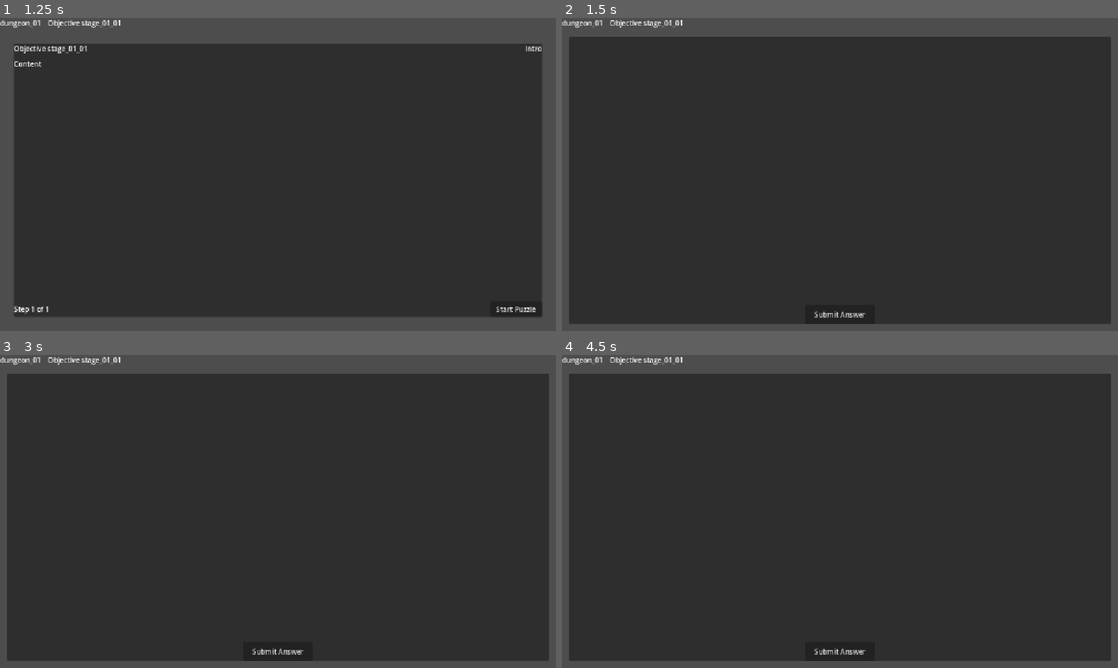
Above: before the commit, frames 1-4 (two rows, left to right).
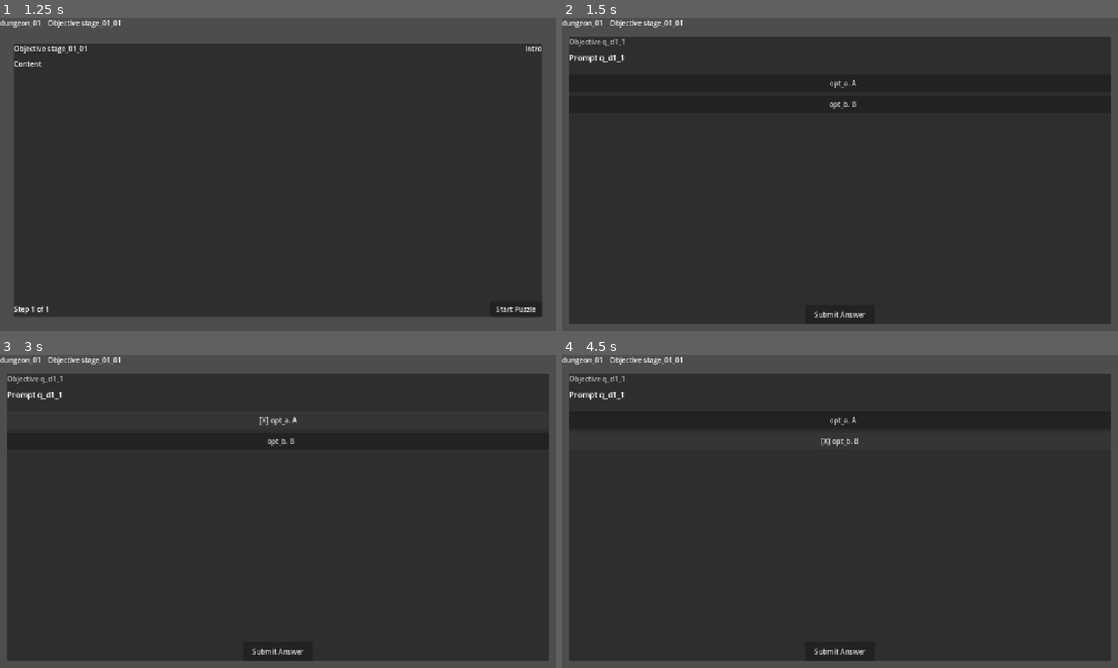
Above: after the commit, the same moments.

Repository: vanthanhcampus57-dev/Mathos
Game: Godot game, scene res://src/app/app_root.tscn
The game is run twice, just before and just after one commit, with the same random seed, the same clock (stepped at 60 frames per second) and the same inputs.
Inputs (mouse positions are in pixels of both pictures, inside the frame that each line leads up to):
- Up to frame 1 (1.25 s): click "Start New Game" at 0.5 s
- Up to frame 2 (1.5 s): click "Start Puzzle" at 1.25 s
- Up to frame 3 (3 s): click "Submit Answer" at 2 s; click (278, 420) at 2.75 s, where only the run after the commit has a clickable "opt_a. A"
- Up to frame 4 (4.5 s): click (840, 420) at 3.5 s, where only the run after the commit has a clickable "[X] opt_a. A"; click (840, 442) at 4.25 s, where only the run after the commit has a clickable "opt_b. B"

Frame 1 is identical in both runs. In frame 2, 0.3% of the frame differs, in the area x 1-53%, y 6-30%; in frame 3, 0.4%, in the area x 1-54%, y 6-30%; in frame 4, 0.3%.

Commit message:
fix(app): replace private presentation handoff with public bind_existing_session API

Diff:
--- a/src/app/app_root.gd
+++ b/src/app/app_root.gd
@@ -15,6 +15,7 @@
 var _question_service: QuestionService = null
 var _game_flow_service: GameFlowService = null
 var _question_controller: RefCounted = null
+var _active_question_res: Dictionary = {}
 
 # UI Presentation
 var _presentation_shell: Control = null
@@ -187,7 +188,9 @@
 
 func _on_lesson_continue_requested() -> void:
 	if _game_flow_service != null:
-		_game_flow_service.get_orchestrator().advance_to_question_phase()
+		var orch: StageOrchestrator = _game_flow_service.get_orchestrator()
+		if orch != null:
+			_active_question_res = orch.advance_to_question_phase()
 	if _presentation_shell != null and _presentation_shell.has_method("set_view_mode"):
 		_presentation_shell.call("set_view_mode", 2) # MODE_QUESTION_HOST
 
@@ -218,26 +221,19 @@
 	if _presentation_shell != null and _presentation_shell.has_method("set_view_mode"):
 		_presentation_shell.call("set_view_mode", 3) # MODE_FEEDBACK_HOST
 
-func _on_question_completed(result: Dictionary) -> void:
+func _on_question_completed(_result: Dictionary) -> void:
 	if _game_flow_service == null:
 		return
 
 	var orch: StageOrchestrator = _game_flow_service.get_orchestrator()
-	var active_session_id: String = String(orch.get_active_session_id())
-	var answer_payload: Dictionary = {
-		"session_id": active_session_id if not active_session_id.is_empty() else "session_001",
-		"interaction_type": "multiple_choice",
-		"payload": result.get("submitted_payload", {}) if result.has("submitted_payload") else {"selected_option_id": "opt_a"}
-	}
-	orch.submit_question_answer(answer_payload)
-
-	var prep_res: Dictionary = orch.prepare_stage_clear_commit()
-	if bool(prep_res.get("success", false)):
-		var commit_payload: Dictionary = prep_res.get("commit_payload", {}) as Dictionary
-		var stage_id: String = String(commit_payload.get("stage_id", ""))
-		var reward_grant: RewardGrant = commit_payload.get("reward_grant") as RewardGrant
-		if not stage_id.is_empty() and reward_grant != null and _bridge != null:
-			_bridge.commit_stage_and_checkpoint(stage_id, reward_grant)
+	if orch != null:
+		orch.set("_current_phase", "QUESTION_COMPLETE")
+		var prep_res: Dictionary = orch.prepare_stage_clear_commit()
+		if bool(prep_res.get("success", false)):
+			var stage_id: String = String(prep_res.get("stage_id", ""))
+			var reward_grant: RewardGrant = prep_res.get("reward_grant") as RewardGrant
+			if not stage_id.is_empty() and reward_grant != null and _bridge != null:
+				_bridge.commit_stage_and_checkpoint(stage_id, reward_grant)
 
 	if _presentation_shell != null and _presentation_shell.has_method("set_view_mode"):
 		_presentation_shell.call("set_view_mode", 4) # MODE_STAGE_COMPLETE
@@ -261,6 +257,14 @@
 	var current_stage_id: String = _game_flow_service.get_current_stage_id()
 	if current_stage_id.is_empty():
 		return {"success": false, "error_code": "NO_ACTIVE_STAGE"}
+
+	if not _active_question_res.is_empty() and bool(_active_question_res.get("success", false)):
+		var session: Dictionary = _active_question_res.get("session", {}) as Dictionary
+		var question: Dictionary = _active_question_res.get("question", {}) as Dictionary
+		if not session.is_empty() and not question.is_empty():
+			if _question_controller.has_method("bind_existing_session"):
+				return _question_controller.call("bind_existing_session", session, question) as Dictionary
+			return _active_question_res
 
 	var stage_data: Dictionary = _catalog.get_stage(current_stage_id)
 	var practice_id: String = String(stage_data.get("practice_id", ""))
@@ -277,6 +281,16 @@
 		"exclude_question_ids": exclude_ids
 	}
 
+	var res: Dictionary = {}
 	if _question_controller.has_method("start_question"):
-		return _question_controller.call("start_question", request) as Dictionary
-	return {"success": false, "error_code": "CONTROLLER_METHOD_MISSING"}
+		res = _question_controller.call("start_question", request) as Dictionary
+
+	if bool(res.get("success", false)):
+		_active_question_res = res
+		var orch: StageOrchestrator = _game_flow_service.get_orchestrator()
+		if orch != null:
+			var session: Dictionary = res.get("session", {}) as Dictionary
+			orch.set("_current_phase", "QUESTION_ACTIVE")
+			orch.set("_active_question_session_id", String(session.get("session_id", "")))
+
+	return res
